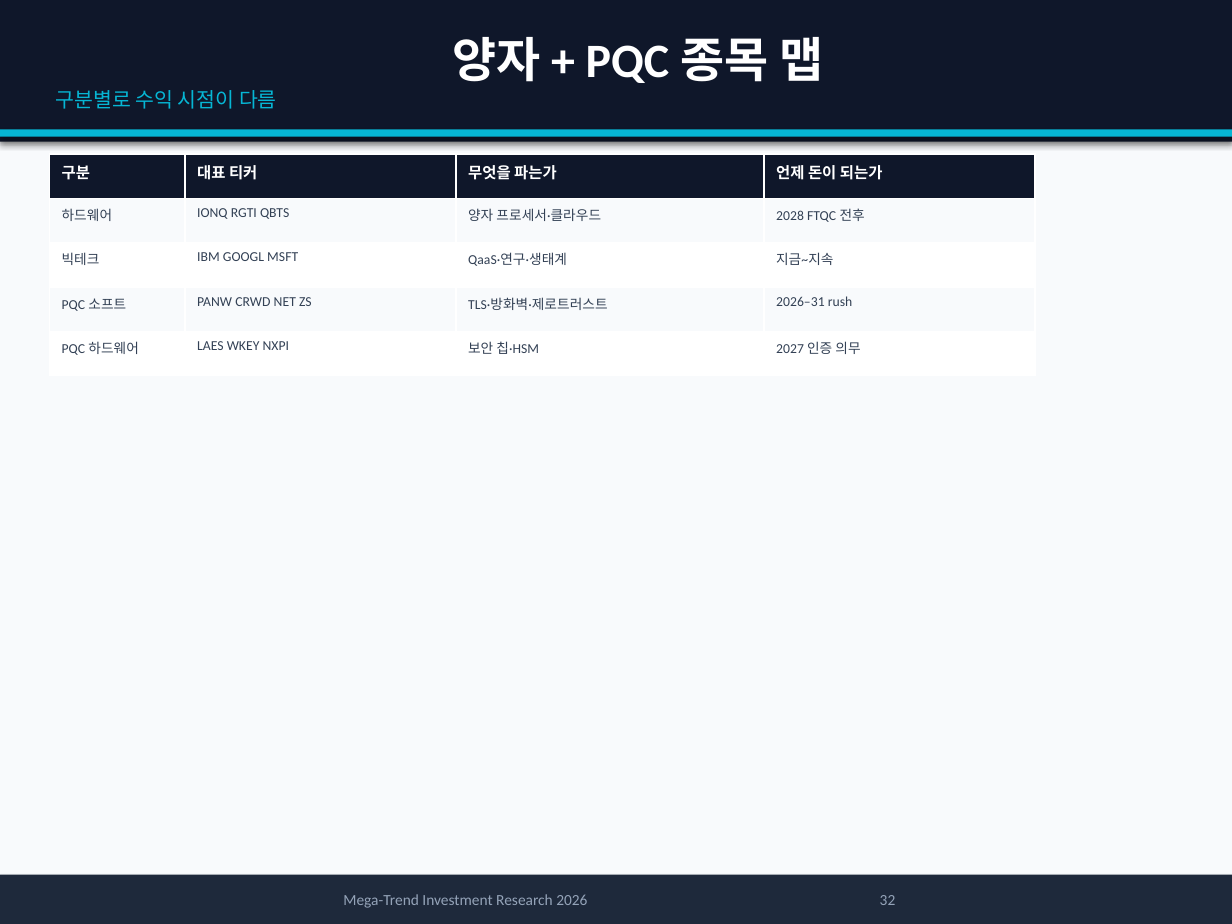
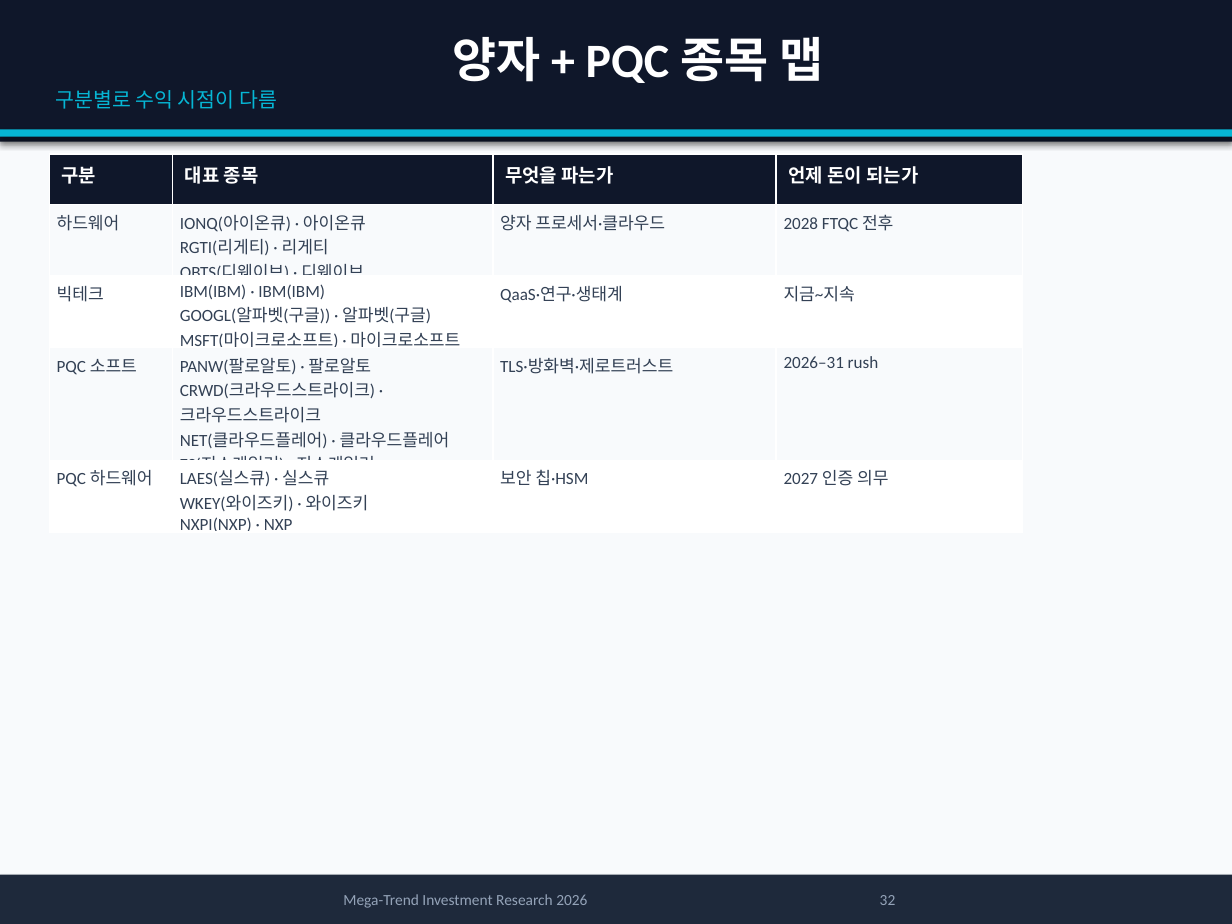
Before and after one commit to yskkkk/Stock, a slide deck: slide 32 of reports/megatrend-investment-report-2026.pptx. Drawn at 1232x924 pixels with LibreOffice and Linux fonts; fonts in the diff are those of the drawing. Boxes give left, top, right and bottom in pixels: in the first picture for what was removed or moved away, otherwise in the second. Text is boxed around its words. In the diff, an @@ line names an element or a change of style, - is before the commit and + after.

```diff
--- a/reports/megatrend-investment-report-2026.pptx
+++ b/reports/megatrend-investment-report-2026.pptx
@@ table at (x1=49, y1=154, x2=1023, y2=535) @@
-row 1, column 2: 대표 티커
+row 1, column 2: 대표 종목
-row 2, column 2: IONQ RGTI QBTS
+row 2, column 2: IONQ(아이온큐) · 아이온큐 / RGTI(리게티) · 리게티 / QBTS(디웨이브) · 디웨이브
-row 3, column 2: IBM GOOGL MSFT
+row 3, column 2: IBM(IBM) · IBM(IBM) / GOOGL(알파벳(구글)) · 알파벳(구글) / MSFT(마이크로소프트) · 마이크로소프트
-row 4, column 2: PANW CRWD NET ZS
+row 4, column 2: PANW(팔로알토) · 팔로알토 / CRWD(크라우드스트라이크) · 크라우드스트라이크 / NET(클라우드플레어) · 클라우드플레어 / ZS(지스케일러) · 지스케일러
-row 5, column 2: LAES WKEY NXPI
+row 5, column 2: LAES(실스큐) · 실스큐 / WKEY(와이즈키) · 와이즈키 / NXPI(NXP) · NXP
@@ size 9 to 11 pt in "구분", "무엇을 파는가", "언제 돈이 되는가" @@
@@ size 8 to 10 pt in "하드웨어", "양자 프로세서·클라우드", "2028 FTQC 전후", "빅테크" and 8 more places @@
@@ table resized from (x1=49, y1=154, x2=1035, y2=376) to (x1=49, y1=154, x2=1023, y2=535) @@
```
Also in this commit, not shown: 30 other slides changed, 1 other file.
